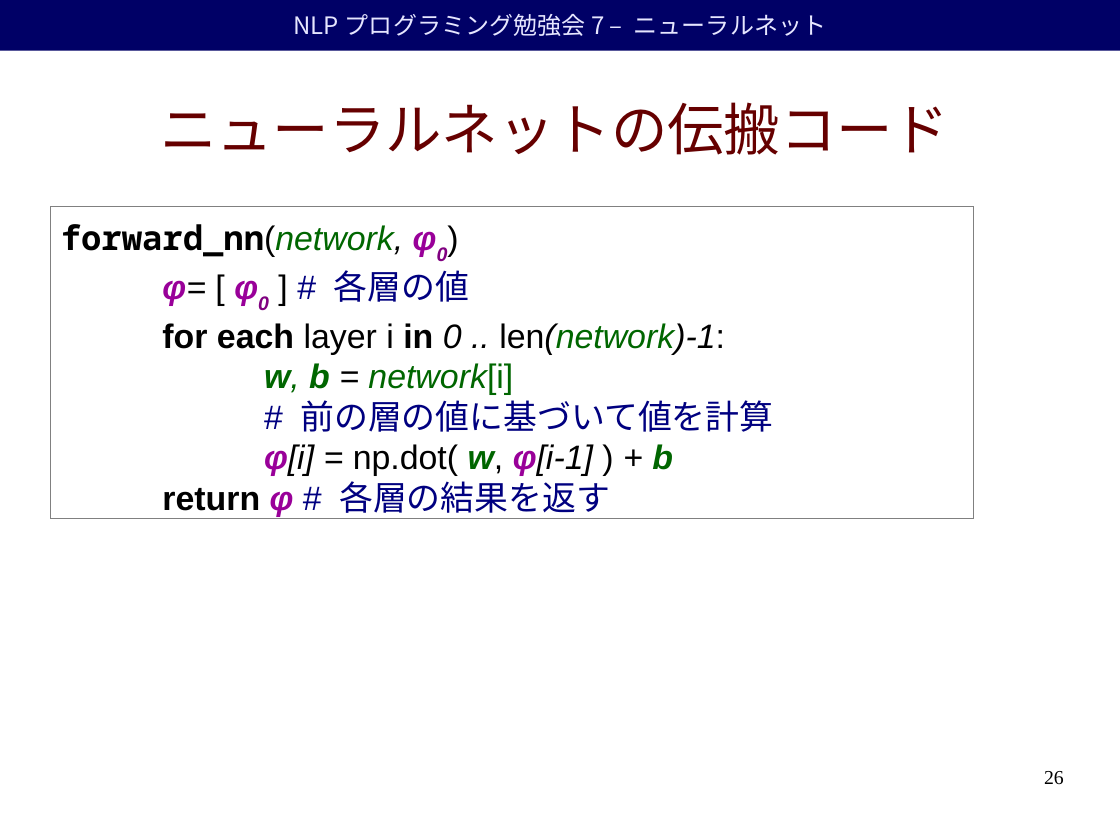
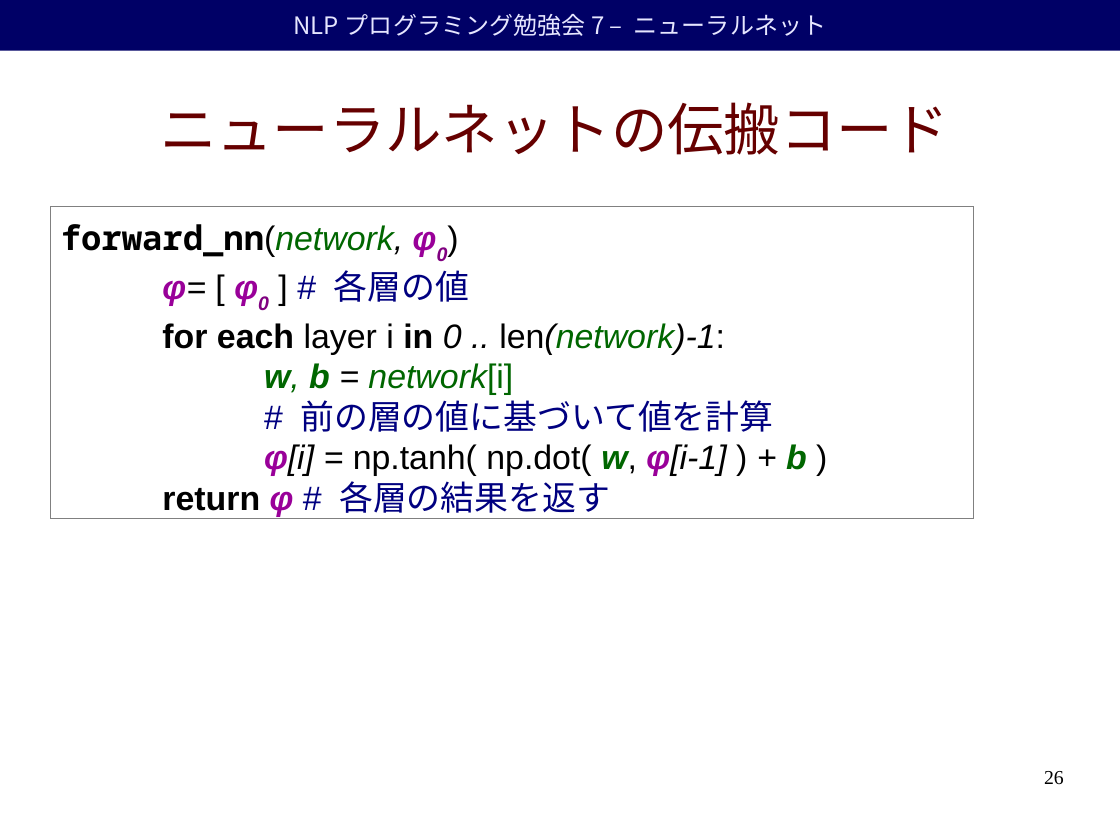
Before and after one commit to duffrind/nlppractice, a slide deck: slide 26 of download/07-nn/nlp-programming-ja-07-nn.odp. Drawn at 1120x840 pixels with LibreOffice and Linux fonts; fonts in the diff are those of the drawing; background and template pictures are left out. Boxes give left, top, right and bottom in pixels: in the first picture for what was removed or moved away, otherwise in the second. Text is boxed around its words. In the diff, an @@ line names an element or a change of style, - is before the commit and + after.

Commit message:
Updated NN slides

```diff
--- a/download/07-nn/nlp-programming-ja-07-nn.odp
+++ b/download/07-nn/nlp-programming-ja-07-nn.odp
@@ text at (162, 231, 807, 519): text changed @@
-φ= [ φ0 ] # 各層の値
-for each layer i in 0 .. len(network)-1:
-w, b = network[i]
-# 前の層の値に基づいて値を計算
-φ[i] = np.dot( w, φ[i-1] ) + b
-return φ # 各層の結果を返す
+φ= [ φ0 ] # 各層の値
+for each layer i in 0 .. len(network)-1:
+w, b = network[i]
+# 前の層の値に基づいて値を計算
+φ[i] = np.tanh( np.dot( w, φ[i-1] ) + b )
+return φ # 各層の結果を返す
```
Also in this commit, not shown: 3 other files.
